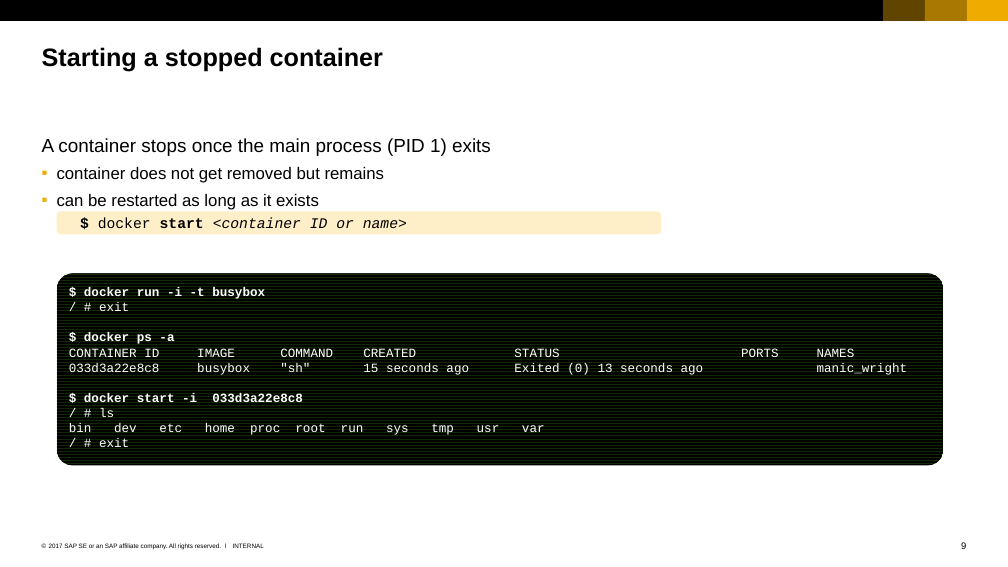
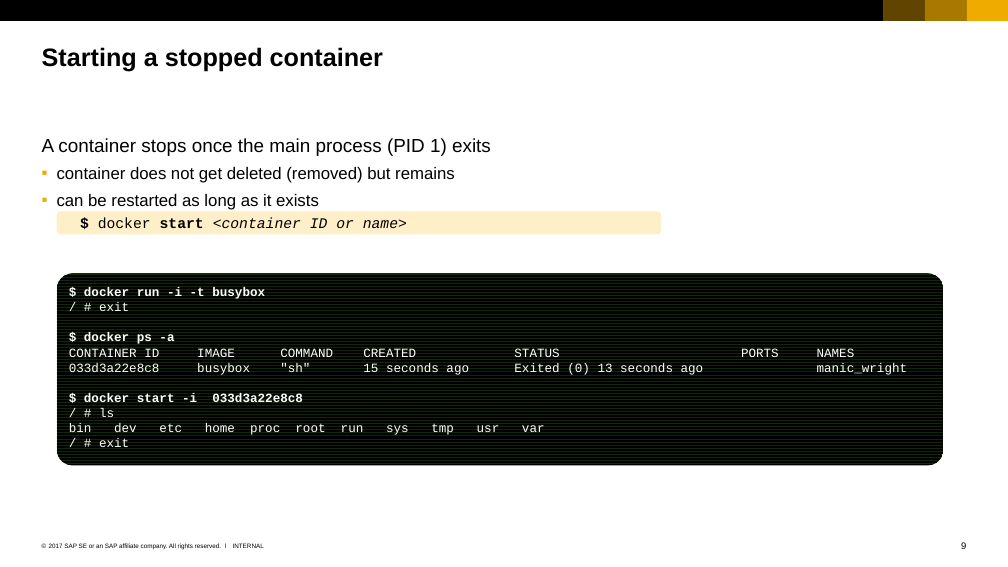
Before and after one commit to cuijiyao01/docker-k8s-training, a slide deck: slide 9 of docker/03_Working_with_containers.pptx. Drawn at 1008x567 pixels with LibreOffice and Linux fonts; fonts in the diff are those of the drawing. Boxes give left, top, right and bottom in pixels: in the first picture for what was removed or moved away, otherwise in the second. Text is boxed around its words. In the diff, an @@ line names an element or a change of style, - is before the commit and + after.

```diff
--- a/docker/03_Working_with_containers.pptx
+++ b/docker/03_Working_with_containers.pptx
@@ text at <box>57,167,455,183</box>: text changed @@
-  ▪ container does not get removed but remains
+  ▪ container does not get deleted (removed) but remains
```
Also in this commit, not shown: 7 other slides changed, 1 other file.
